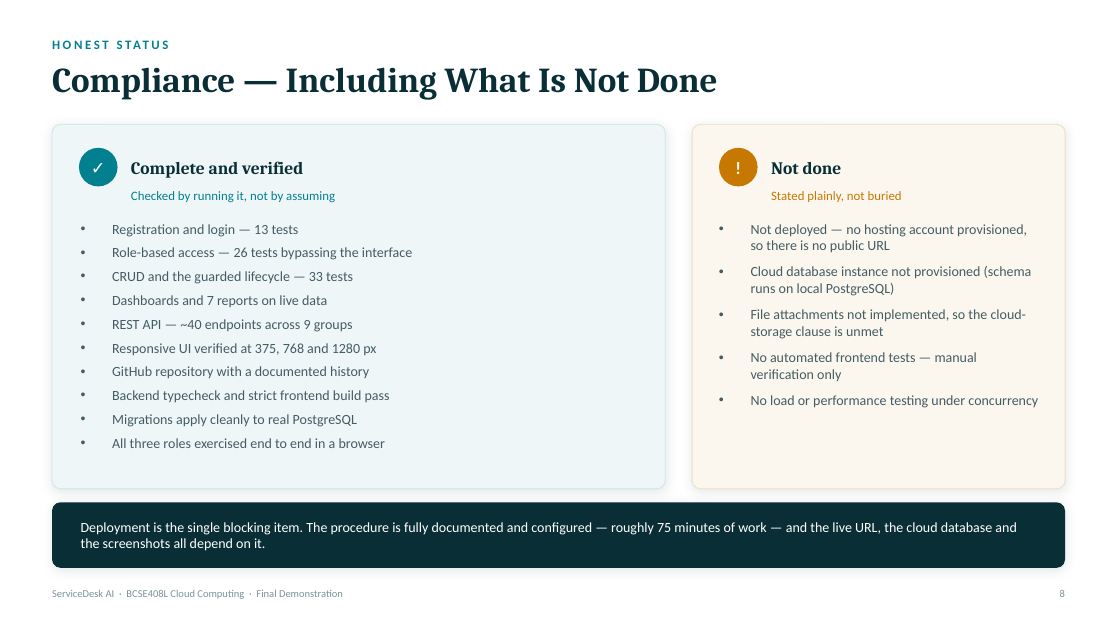
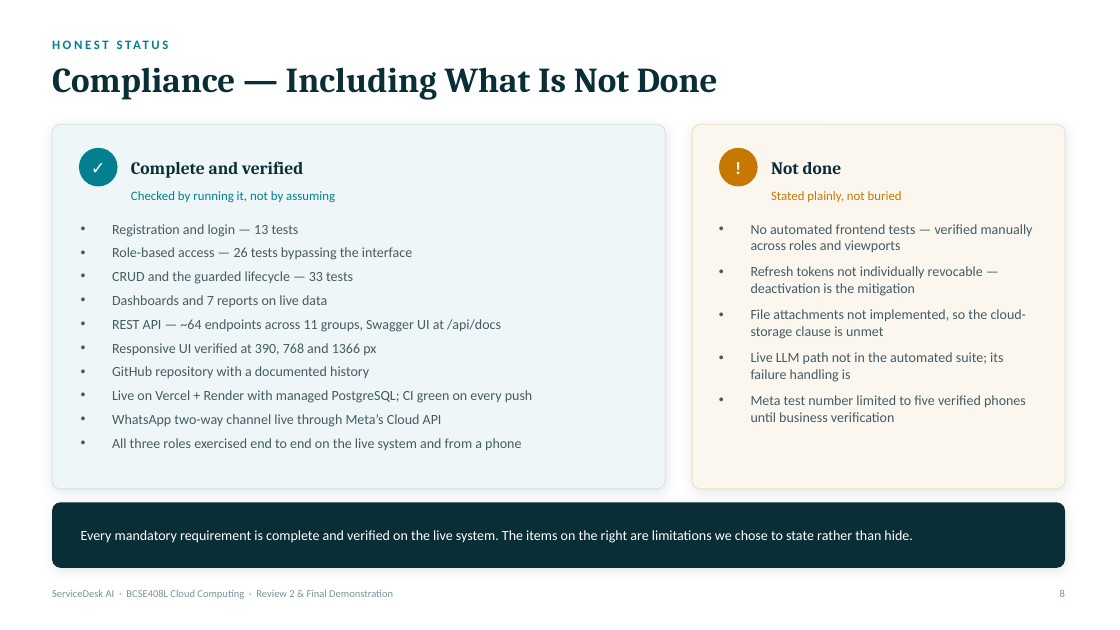
Before and after one commit to ItzGOLLY/servicedesk-ai, a slide deck: slide 9 of docs/ServiceDesk_AI_Final_Demo.pptx. Drawn at 1120x630 pixels with LibreOffice and Linux fonts; fonts in the diff are those of the drawing. Boxes give left, top, right and bottom in pixels: in the first picture for what was removed or moved away, otherwise in the second. Text is boxed around its words. In the diff, an @@ line names an element or a change of style, - is before the commit and + after.

```diff
--- a/docs/ServiceDesk_AI_Final_Demo.pptx
+++ b/docs/ServiceDesk_AI_Final_Demo.pptx
@@ text at [751,224,1033,296]: text changed @@
-• Not deployed — no hosting account provisioned, so there is no public URL
-• Cloud database instance not provisioned (schema runs on local PostgreSQL)
+• No automated frontend tests — verified manually across roles and viewports
+• Refresh tokens not individually revocable — deactivation is the mitigation
@@ text at [112,319,501,355]: text changed @@
-• REST API — ~40 endpoints across 9 groups
-• Responsive UI verified at 375, 768 and 1280 px
+• REST API — ~64 endpoints across 11 groups, Swagger UI at /api/docs
+• Responsive UI verified at 390, 768 and 1366 px
@@ text at [751,352,1026,422]: text changed @@
-• No automated frontend tests — manual verification only
-• No load or performance testing under concurrency
+• Live LLM path not in the automated suite; its failure handling is
+• Meta test number limited to five verified phones until business verification
@@ text at [112,390,533,451]: text changed @@
-• Backend typecheck and strict frontend build pass
-• Migrations apply cleanly to real PostgreSQL
-• All three roles exercised end to end in a browser
+• Live on Vercel + Render with managed PostgreSQL; CI green on every push
+• WhatsApp two-way channel live through Meta’s Cloud API
+• All three roles exercised end to end on the live system and from a phone
@@ text at [81,530,912,543]: text changed @@
-Deployment is the single blocking item. The procedure is fully documented and configured — roughly 75 minutes of work — and the live URL, the cloud database and the screenshots all depend on it.
+Every mandatory requirement is complete and verified on the live system. The items on the right are limitations we chose to state rather than hide.
@@ text at [52,590,393,599]: text changed @@
-ServiceDesk AI · BCSE408L Cloud Computing · Final Demonstration
+ServiceDesk AI · BCSE408L Cloud Computing · Review 2 & Final Demonstration
```
Also in this commit, not shown: 11 other slides changed, 4 other files.
